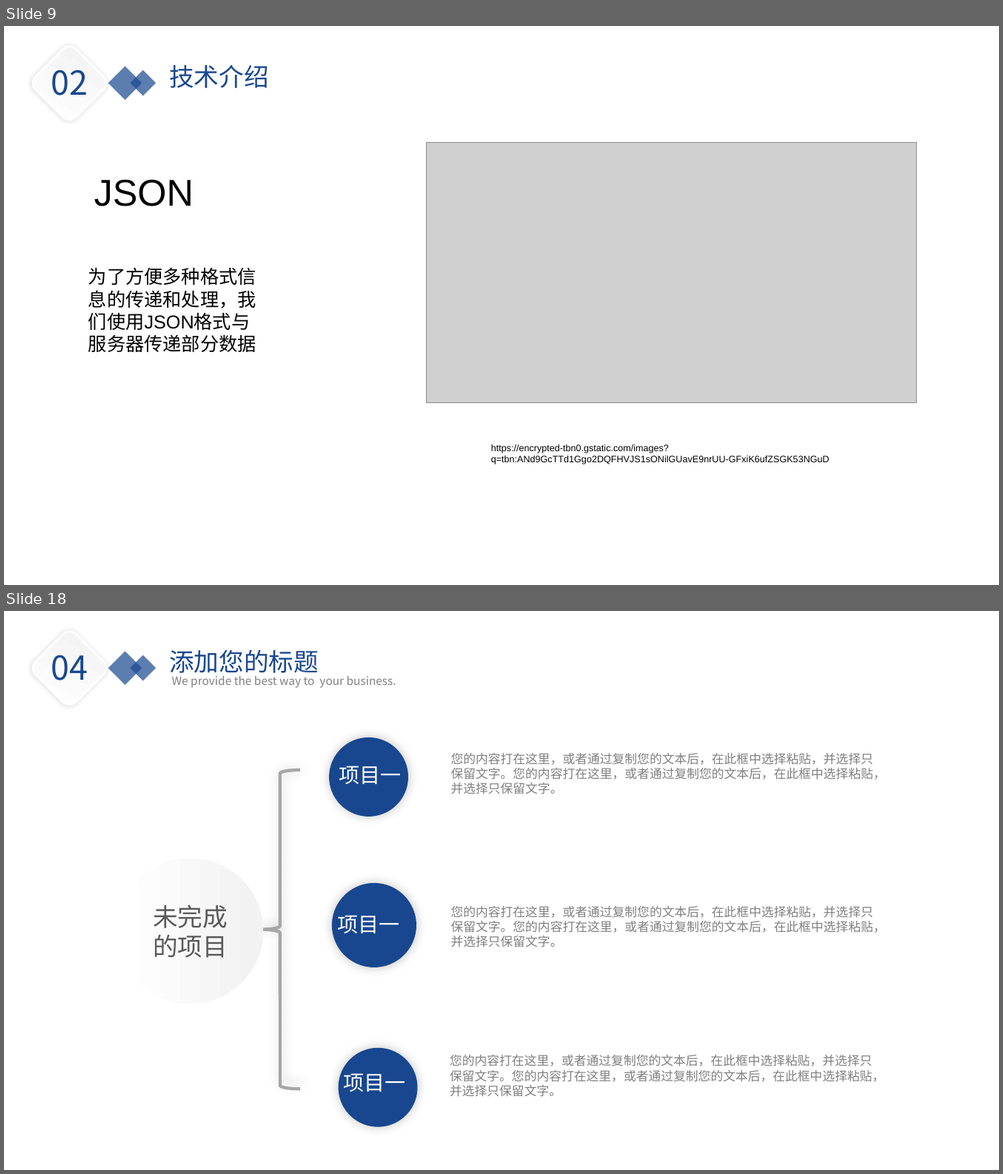
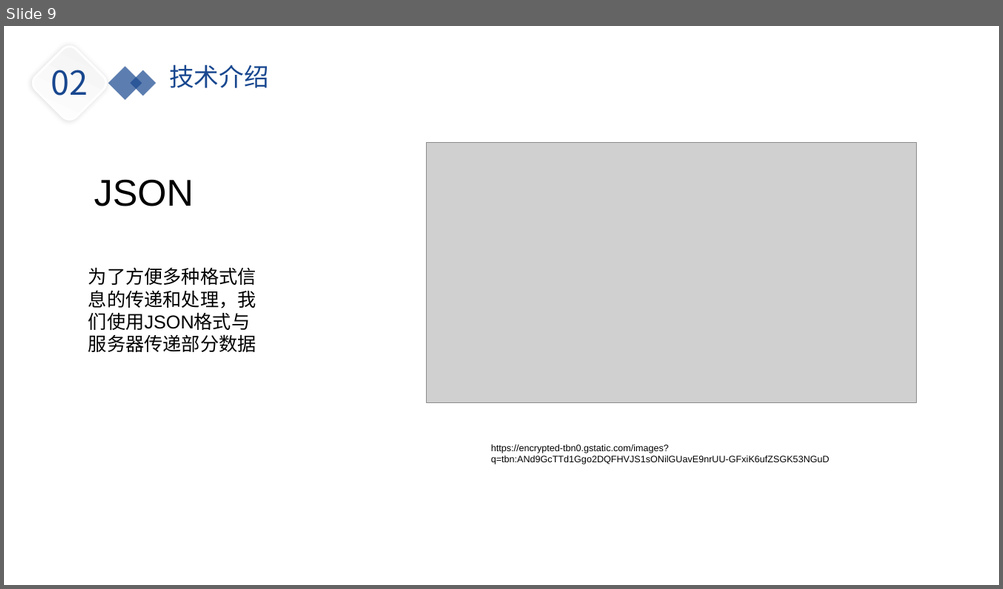
Before and after one commit to yiranyyu/simple_chat_room, a slide deck: doc/simple_chat_room.pptx. Shown one above the other, each under a label of ours: slides 9 and 18 before the commit, slide 9 after it; the slides between them are not shown. The pictures are 1003x1174 and 1003x589 pixels, drawn with LibreOffice and Linux fonts; fonts in the diff are those of the drawing; grey boxes stand for pictures; background and template pictures are left out. Boxes give left, top, right and bottom in pixels: in the first picture for what was removed or moved away, otherwise in the second. Text is boxed around its words. In the diff, an @@ line names an element or a change of style, - is before the commit and + after.

```diff
--- a/doc/simple_chat_room.pptx
+++ b/doc/simple_chat_room.pptx
@@ slide 18 removed at (4, 611, 999, 1170), background picture (left out) @@
@@ rounded rectangle removed at (28, 627, 110, 709) @@
@@ text removed at (51, 655, 88, 681) @@
-04
@@ rectangle removed at (108, 651, 142, 684) @@
@@ text removed at (169, 649, 318, 678) @@
-添加您的标题
@@ rectangle removed at (130, 655, 156, 681) @@
@@ text removed at (172, 676, 396, 688) @@
-We provide the best way to your business.
@@ ellipse removed at (330, 738, 408, 817) @@
@@ text removed at (338, 766, 401, 784) @@
-项目一
@@ text removed at (451, 753, 885, 794) @@
-您的内容打在这里，或者通过复制您的文本后，在此框中选择粘贴，并选择只保留文字。您的内容打在这里，或者通过复制您的文本后，在此框中选择粘贴，并选择只保留文字。
@@ left brace removed at (260, 770, 300, 1089) @@
@@ donut removed at (117, 859, 263, 1004) @@
@@ ellipse removed at (120, 862, 259, 1000) @@
-未完成的项目
@@ ellipse removed at (332, 883, 416, 968) @@
@@ text removed at (338, 915, 400, 934) @@
-项目一
@@ text removed at (451, 906, 885, 947) @@
-您的内容打在这里，或者通过复制您的文本后，在此框中选择粘贴，并选择只保留文字。您的内容打在这里，或者通过复制您的文本后，在此框中选择粘贴，并选择只保留文字。
@@ ellipse removed at (338, 1048, 418, 1128) @@
@@ text removed at (344, 1073, 406, 1092) @@
-项目一
@@ text removed at (449, 1055, 884, 1097) @@
-您的内容打在这里，或者通过复制您的文本后，在此框中选择粘贴，并选择只保留文字。您的内容打在这里，或者通过复制您的文本后，在此框中选择粘贴，并选择只保留文字。
```
Also in this commit, not shown: 3 slides changed, 4 slides added, 12 other slides removed, 1 other file.
